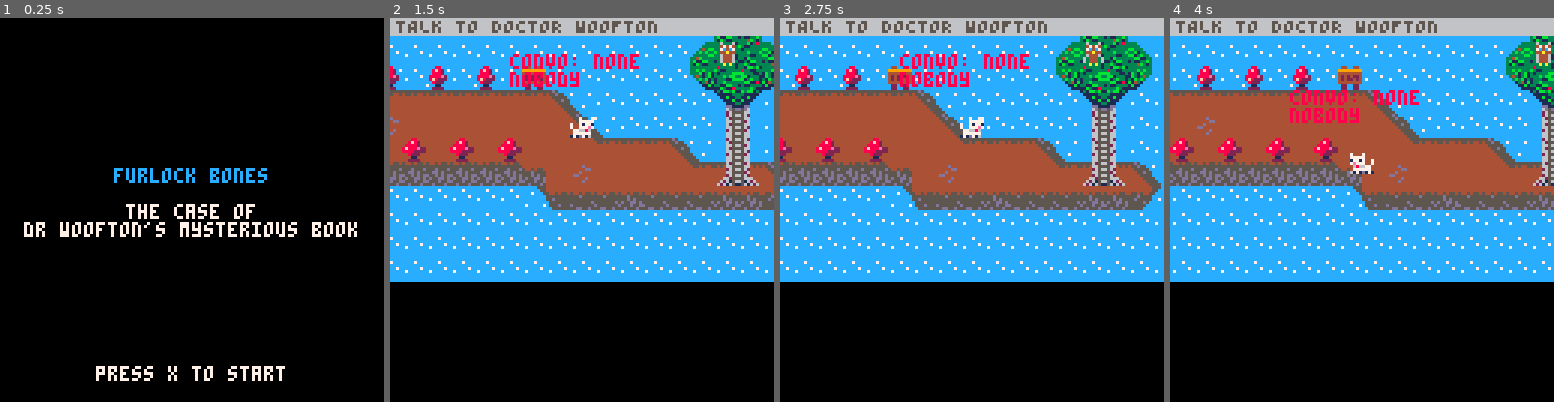
Above: before the commit, frames 1-4 (left to right).
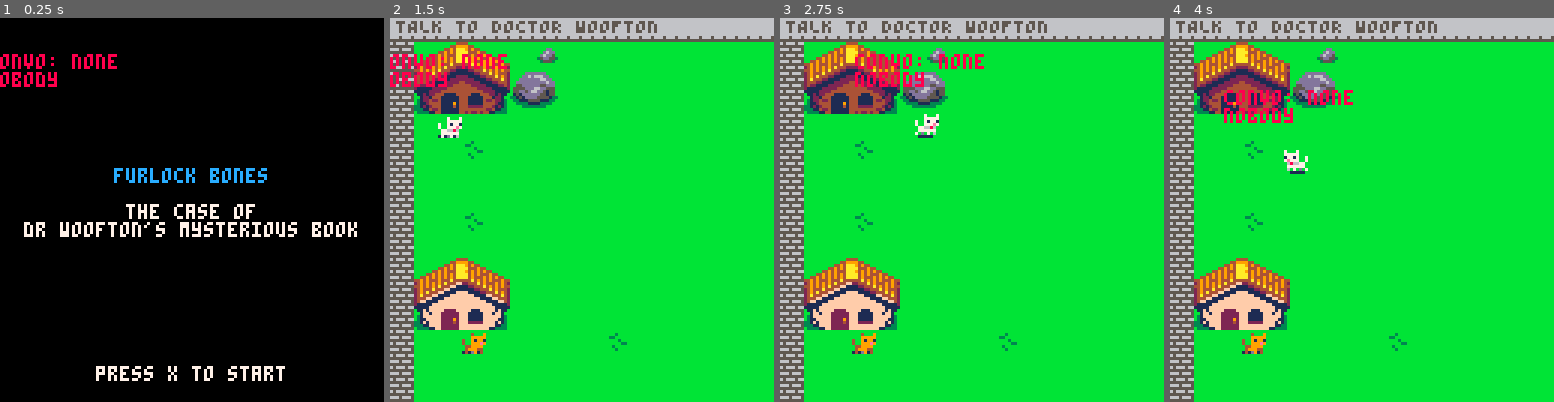
Above: after the commit, the same moments.

Repository: Mackeriah/FurlockBones-game
Game: PICO-8 cartridge furlock bones.p8
Two runs of this game, one before a commit and one after it. Both use one fixed random seed, a clock stepped at 60 frames per second and the inputs below.
Inputs:
- Up to frame 1 (0.25 s): no input
- Up to frame 2 (1.5 s): tap X (X key) at 0.33, 1.07 s; tap O (Z key) at 0.7 s
- Up to frame 3 (2.75 s): hold Right 1.6-2.1 s; tap O (Z key) at 1.7, 2.1, 2.5 s; tap X (X key) at 1.85 s; hold Up 2.15-2.42 s; hold Right from 2.47 s (still down)
- Up to frame 4 (4 s): tap O (Z key) at 2.9, 3.3, 3.7 s; tap X (X key) at 2.97 s; release Right at 3.03 s; hold Left 3.08-3.58 s; hold Down 3.63-3.97 s

The runs differ from the first frame. In frame 1, 0.8% of the frame differs, in the area x 0-31%, y 9-18%; in frame 2, 94%; in frame 3, 94%; in frame 4, 94%, in the area x 0-100%, y 4-100%.

Commit message:
improved convo system
- phew, recovered this from branch where I screwed things up royally

Diff:
--- a/furlock bones.p8
+++ b/furlock bones.p8
@@ -144,66 +144,86 @@
 function conversation_system()
 	if (btnp(🅾️)) then	conversation_state = "none"	end -- reset conversation if wordgame shown (#hackyfix)
 
-	if conversation_state == "start" then
-		new_conversation({conversation.character,"PRESS X TO TALK"})
+	if conversation_state == "ready" then
+		new_conversation({conversation.character,"PRESS X TO TALK"}) -- player prompt
 		if (btnp(❎)) then conversation_state = "level1" end
 
+	elseif conversation_state != "ready" then
 		-- DR WOOFTON
-		elseif conversation_state == "level1" and conversation.character == "dr. woofton" then
-			new_conversation({"ruff! morning furlock!"})
-			if (btnp(❎)) then
-				conversation_state = "level2"
+		if conversation.character == "woofton" then
+			if conversation_state == "level1" then
+				new_conversation({"ruff! morning furlock!"})
+				if (btnp(❎)) then conversation_state = "woofton2" end
+
+			elseif conversation_state == "woofton2" then
+				new_conversation({"i've decided to write","a book. the main character","will be a fox"})
+				if (btnp(❎)) then conversation_state = "woofton3" end
+
+			elseif conversation_state == "woofton3" then
+				new_conversation({"but the thing is, i hardly","know anything about them!"})
+				if (btnp(❎)) then conversation_state = "woofton4" end
+
+			elseif conversation_state == "woofton4" then
+				new_conversation({"can you ask wise old owl","if he has a book","about them i could borrow?"})
+				owlGrumpy = false
+				if (btnp(❎)) then
+					conversation_state = "none"
+					objective.current = "TALK TO WISE OLD OWL"
+				end
 			end
-		elseif conversation_state == "level2" and conversation.character == "dr. woofton" then
-			new_conversation({"i've decided to write","a book. the main character","will be a fox"})
-			if (btnp(❎)) then
-				conversation_state = "level3"
-			end
-		elseif conversation_state == "level3" and conversation.character == "dr. woofton" then
-			new_conversation({"but the thing is, i hardly","know anything about them!"})
-			if (btnp(❎)) then
-				conversation_state = "level4"
-			end
-		elseif conversation_state == "level4" and conversation.character == "dr. woofton" then
-			new_conversation({"can you ask wise old owl","if he has a book","about them i could borrow?"})
-			objective.current = "TALK TO WISE OLD OWL"
-			if (btnp(❎)) then
-				conversation_state = "none"
-			end
-
-		-- OWL
-		elseif conversation_state == "level1" and conversation.character == "wise old owl" then
-			new_conversation({"hurrumph, what now furlock?","can't you see i was","doing my exercises?"})
-			if (btnp(❎)) then
-				conversation_state = "level2"
-			end
-		elseif conversation_state == "level2" and conversation.character == "wise old owl" then
-			new_conversation({"my wings will never get","stronger at this rate"})
-			--objective.current = "COLLECT PAGE PIECES"
-			if objective.current == "TALK TO WISE OLD OWL" then
+		end
+
+		-- WISE OLD OWL
+		if conversation.character == "wise old owl" then
+			if conversation_state == "level1" then
+				if objective.current == "TALK TO WISE OLD OWL" then
+					new_conversation({"hello furlock", "so woofton wants to know", "about foxes eh?", "let me see what i can find"})
+					if (btnp(❎)) then
+						conversation_state = "none"
+						showDoor = true
+					end
+				else
+					new_conversation({"hurrumph!","can't you see i was","doing my exercises?"})
+					if (btnp(❎)) then conversation_state = "owl_grumpy_1" end
+				end
+
+			elseif conversation_state == "owl_grumpy_1" then
+				new_conversation({"my wings will never get","stronger at this rate"})
+				if (btnp(❎)) then conversation_state = "owl_grumpy_2" end
+
+			elseif conversation_state == "owl_grumpy_2" then
+				new_conversation({"oh i'm sorry furlock","that was rude", "i'll talk to you later"})
 				if (btnp(❎)) then
-					conversation_state = "level3"
+					conversation_state = "none"
+					owlGrumpy = false
 				end
-			else
+
+			elseif conversation_state == "owl2" then
+				new_conversation({"hello owl 2"})
+				if (btnp(❎)) then conversation_state = "owl3" end
+
+			elseif conversation_state == "owl3" then
+				new_conversation({"hello owl 3"})
+				if (btnp(❎)) then conversation_state = "owl4" end
+
+			elseif conversation_state == "owl4" then
+				new_conversation({"hello owl 4"})
+				owlGrumpy = false
 				if (btnp(❎)) then
 					conversation_state = "none"
 				end
 			end
-		elseif conversation_state == "level3" and conversation.character == "wise old owl" then
-			new_conversation({"so woofton wants to know", "about foxes eh?", "let me see what i can find"})
-			if (btnp(❎)) then
-				conversation_state = "none"
-				showDoor = true
-			end
+		end
+	end
 
 	-- SIGNS
-	elseif conversation_state == "sign" and player.x < 400 then
+	if conversation_state == "sign" and player.x < 400 then
 		new_conversation({conversation.character, "press x to read"})
 		if (btnp(❎)) then
 			conversation_state = "sign2"
 		end
 	elseif conversation_state == "sign2" then
-		new_conversation({"owl's house this way"})
+		new_conversation({"it says: "," \"owl's house this way\" "})
 		if (btnp(❎)) then
 			conversation_state = "none"
 		end
@@ -213,12 +233,16 @@
 			conversation_state = "sign3"
 		end
 	elseif conversation_state == "sign3" then
-		new_conversation({"i'm very busy you know"})
+		new_conversation({"it says: "," \"i'm very busy you know\" ","hmm..."})
 		if (btnp(❎)) then
 			conversation_state = "none"
 		end
-	end
-end
+
+		-- you are reading these signs aren't you?!
+
+	end
+end
+
 
 function draw_conversation()
 	-- this runs if conversation.active is true and determines longest sentence length
@@ -243,7 +267,7 @@
 	local conversationBox_height = conversationBox_y + #conversation.string * 6 -- *6 for character height
 
 	-- draw outer border text box
-	if conversation_state == "start" then -- allow "press x to talk" text
+	if conversation_state == "ready" then -- allow "press x to talk" text
 		rectfill(conversationBox_x-2, conversationBox_y-2, conversationBox_width+2, conversationBox_height+2, 1)
 		rectfill(conversationBox_x, conversationBox_y, conversationBox_width, conversationBox_height, 7)
 	elseif conversation_state == "sign" then -- allow "press x to talk" text
@@ -260,7 +284,7 @@
 		local tx = camera_x + 64 - #txt * 2 -- centre text based on length of string txt
 		local ty = conversationBox_y -5+(i*6) -- padding for top of box but because for loop starts at 1 we need to subtract 5
 		if i == #conversation.string then -- if we're on last line
-			if conversation_state == "start" then
+			if conversation_state == "ready" then
 				print(txt, tx, ty, 6)
 			elseif conversation_state == "sign" then
 				print(txt, tx, ty, 6)
@@ -535,7 +559,7 @@
 --player functions
 function create_player()
 	player={}  --create empty table -- this means we're creating the player as an object!
-	player.x = 432 -- 16 = house, 432 = owl (map location x8 for exact pixel location)
+	player.x = 16 -- 16 = house, 432 = owl (map location x8 for exact pixel location)
 	player.y = 32
 	player.direction = 1
 	player.velocity_x = 0
@@ -568,7 +592,7 @@
 
 function move_player()
 	if conversation_state == "none"
-	or conversation_state == "start"
+	or conversation_state == "ready"
 	or conversation_state == "sign" then	-- if talking then don't walk away, it's rude.
 		--when the user tries to move, only add the acceleration to the current speed.
 		if (btn(⬅️)) then
@@ -802,14 +826,14 @@
 	woofton.speed = 0
 		if wordgame.displayed == false then
 			if conversation_state == "none" then
-				conversation_state = "start"
-				conversation.character = "dr. woofton"
+				conversation_state = "ready"
+				conversation.character = "woofton"
 				woofton.wait = true
 				woofton.waitTime = time()
 			end
 		end
 	else
-		if conversation.character == "dr. woofton" then -- if player walks away instead of starting conversation
+		if conversation.character == "woofton" then -- if player walks away instead of starting conversation
 			woofton.speed = 0.2
 			conversation_state = "none"
 			conversation.character = "nobody"
@@ -831,7 +855,7 @@
 function owl_collision(playerx,playery,charx,chary)
 	if charx +10 > playerx and charx < playerx +18 and chary +56 > playery and chary < playery +10 then
   		if conversation_state == "none" then
-			conversation_state = "start"
+			conversation_state = "ready"
 			conversation.character = "wise old owl"
 		end
 	else
@@ -846,7 +870,7 @@
 function animate_owl()
 	-- eliza says owl should NOT move if you're talking to him
 	--if player.x > 430 then
-	if conversation_state != "start" or conversation_state != "none" then
+	if conversation_state != "ready" or conversation_state != "none" then
 		if time() - owl.time > owl.wait then
 			owl.sprite += 1
 			owl.time = time()
@@ -854,7 +878,7 @@
 				owl.sprite = 6
 			end
 		end
-		if conversation.character == "wise old owl" and conversation_state != "start" then
+		if conversation.character == "wise old owl" and conversation_state != "ready" then
 			owl.sprite = 5 -- owl sits down when talking
 		end
 	end
